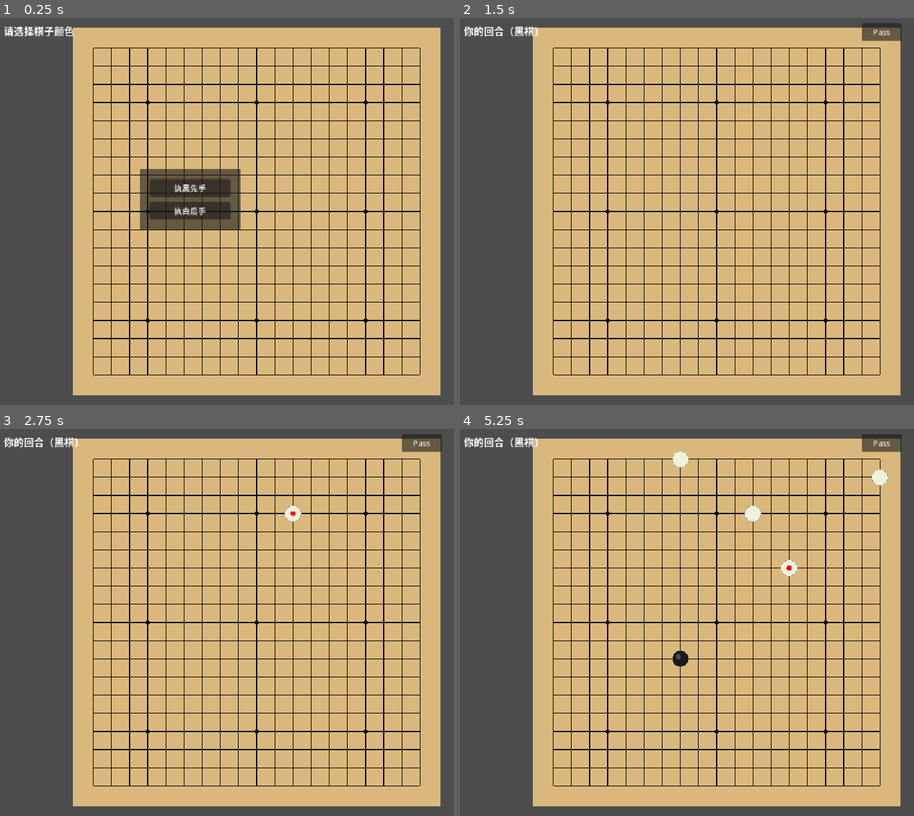
Above: before the commit, frames 1-4 (two rows, left to right).
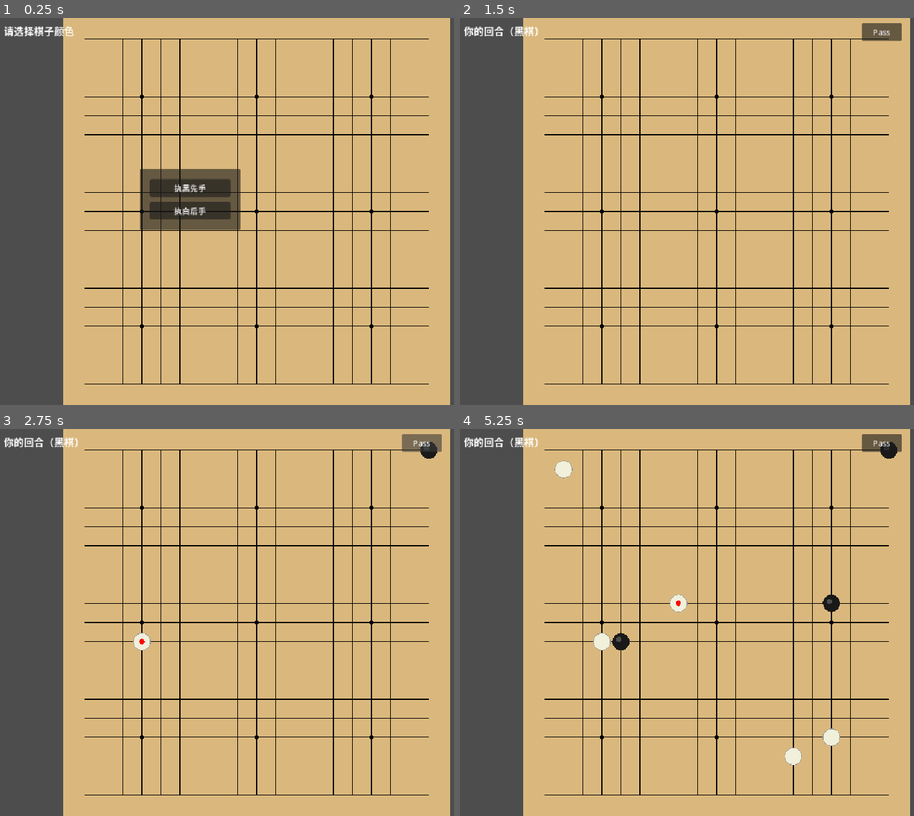
Above: after the commit, the same moments.

Repository: SSSxSSSxSSS/WeiQi
Game: Godot game, scene res://src/scenes/main.tscn
The game is run twice, just before and just after one commit, with the same random seed, the same clock (stepped at 60 frames per second) and the same inputs.
Inputs (mouse positions are in pixels of both pictures, inside the frame that each line leads up to):
- Up to frame 1 (0.25 s): no input
- Up to frame 2 (1.5 s): click "执黑先手" at 0.5 s; click "简单（随机）" at 1.25 s
- Up to frame 3 (2.75 s): click "Pass" at 2 s
- Up to frame 4 (5.25 s): click "Pass" at 2.75 s; click "Pass" at 3.5 s; tap Enter at 4.25 s; move the mouse to (832, 603) at 4.27 s; hold Shift 4.28-5 s; click (832, 603) at 4.42 s; tap Space at 5 s; drag from (614, 641) to (691, 699) at 5.02 s

The runs differ from the first frame. In frame 1, 17% of the frame differs, in the area x 13-100%, y 0-100%; in frame 2, 17%; in frame 3, 17%; in frame 4, 18%.

Commit message:
fix: BoardRenderer 手动缩放——draw_set_transform + 窗口监听

Diff:
--- a/project.godot
+++ b/project.godot
@@ -11,9 +11,9 @@
 [application]
 
 config/name="围棋"
+run/main_scene="res://src/scenes/main.tscn"
 config/features=PackedStringArray("4.6", "Forward Plus")
 config/icon="res://icon.svg"
-run/main_scene="res://src/scenes/main.tscn"
 
 [display]
 
--- a/src/ui/board_renderer.gd
+++ b/src/ui/board_renderer.gd
@@ -6,9 +6,11 @@
 const BOARD_PADDING := 40
 const STONE_RADIUS := 16
 const BOARD_SIZE_PX := CELL_SIZE * (Board.SIZE - 1)
+const DESIGN_SIZE := BOARD_PADDING * 2 + BOARD_SIZE_PX  # 728
 
 var _board: Board
 var _last_move: Vector2i = Vector2i(-1, -1)
+var _scale: float = 1.0
 
 signal board_clicked(screen_pos: Vector2)
 
@@ -16,55 +18,50 @@
 	_board = Board.new()
 
 func _ready() -> void:
-	_center_board()
-	get_tree().root.size_changed.connect(_center_board)
+	_update_scale_and_position()
+	get_tree().root.size_changed.connect(_update_scale_and_position)
 
-## 让棋盘在视窗中居中
-func _center_board() -> void:
-	var viewport_size := get_viewport().get_visible_rect().size
-	var total_size := BOARD_PADDING * 2 + BOARD_SIZE_PX
-	position = (viewport_size - Vector2(total_size, total_size)) / 2.0
+func _update_scale_and_position() -> void:
+	var vs := get_viewport().get_visible_rect().size
+	_scale = minf(vs.x, vs.y) / float(DESIGN_SIZE)
+	_scale = maxf(_scale, 0.5)  # 最小缩放 0.5
+	position = (vs - Vector2(DESIGN_SIZE * _scale, DESIGN_SIZE * _scale)) / 2.0
 
-## 绑定棋盘数据
 func set_board(board: Board) -> void:
 	_board = board
 	queue_redraw()
 
-## 设置最后落子标记
 func set_last_move(pos: Vector2i) -> void:
 	_last_move = pos
 	queue_redraw()
 
-## 棋盘坐标 → 屏幕像素
 func grid_to_pixel(row: int, col: int) -> Vector2:
 	return Vector2(BOARD_PADDING + col * CELL_SIZE, BOARD_PADDING + row * CELL_SIZE)
 
-## 屏幕像素 → 棋盘坐标，超出返回 (-1,-1)
 func pixel_to_grid(screen_pos: Vector2) -> Vector2i:
-	var col := int(round((screen_pos.x - BOARD_PADDING) / float(CELL_SIZE)))
-	var row := int(round((screen_pos.y - BOARD_PADDING) / float(CELL_SIZE)))
+	# screen_pos 是 viewport 全局坐标，需减去 Node2D position 再除以缩放
+	var local := (screen_pos - position) / _scale
+	var col := int(round((local.x - BOARD_PADDING) / float(CELL_SIZE)))
+	var row := int(round((local.y - BOARD_PADDING) / float(CELL_SIZE)))
 	if row < 0 or row >= Board.SIZE or col < 0 or col >= Board.SIZE:
 		return Vector2i(-1, -1)
 	return Vector2i(row, col)
 
 func _draw() -> void:
+	draw_set_transform(Vector2.ZERO, 0.0, Vector2(_scale, _scale))
 	_draw_board()
 	_draw_star_points()
 	_draw_stones()
 	_draw_last_move_marker()
 
-## 画棋盘网格和背景
 func _draw_board() -> void:
 	var total_size := BOARD_PADDING * 2 + BOARD_SIZE_PX
-	# 木色背景
 	draw_rect(Rect2(0, 0, total_size, total_size), Color(0.855, 0.722, 0.49))
-	# 网格线
 	for i in Board.SIZE:
 		var offset := BOARD_PADDING + i * CELL_SIZE
 		draw_line(Vector2(BOARD_PADDING, offset), Vector2(BOARD_PADDING + BOARD_SIZE_PX, offset), Color.BLACK, 1.0)
 		draw_line(Vector2(offset, BOARD_PADDING), Vector2(offset, BOARD_PADDING + BOARD_SIZE_PX), Color.BLACK, 1.0)
 
-## 画 9 个星位
 func _draw_star_points() -> void:
 	var stars := [
 		Vector2i(3,3), Vector2i(3,9), Vector2i(3,15),
@@ -72,10 +69,8 @@
 		Vector2i(15,3), Vector2i(15,9), Vector2i(15,15),
 	]
 	for s in stars:
-		var pos := grid_to_pixel(s.x, s.y)
-		draw_circle(pos, 4, Color.BLACK)
+		draw_circle(grid_to_pixel(s.x, s.y), 4, Color.BLACK)
 
-## 画棋子
 func _draw_stones() -> void:
 	for row in Board.SIZE:
 		for col in Board.SIZE:
@@ -85,18 +80,15 @@
 			var pos := grid_to_pixel(row, col)
 			if stone == Stone.Type.BLACK:
 				draw_circle(pos, STONE_RADIUS, Color(0.1, 0.1, 0.1))
-				# 高光
 				draw_circle(pos - Vector2(4, 4), 5, Color(0.3, 0.3, 0.3))
 			else:
 				draw_circle(pos, STONE_RADIUS, Color(0.94, 0.94, 0.86))
 				draw_arc(pos, STONE_RADIUS, 0, TAU, 32, Color(0.6, 0.6, 0.6), 1.0)
 
-## 画最后落子标记（红色三角形）
 func _draw_last_move_marker() -> void:
 	if _last_move.x < 0:
 		return
-	var pos := grid_to_pixel(_last_move.x, _last_move.y)
-	draw_circle(pos, 5, Color.RED)
+	draw_circle(grid_to_pixel(_last_move.x, _last_move.y), 5, Color.RED)
 
 func _input(event: InputEvent) -> void:
 	if event is InputEventMouseButton and event.pressed and event.button_index == MOUSE_BUTTON_LEFT:
